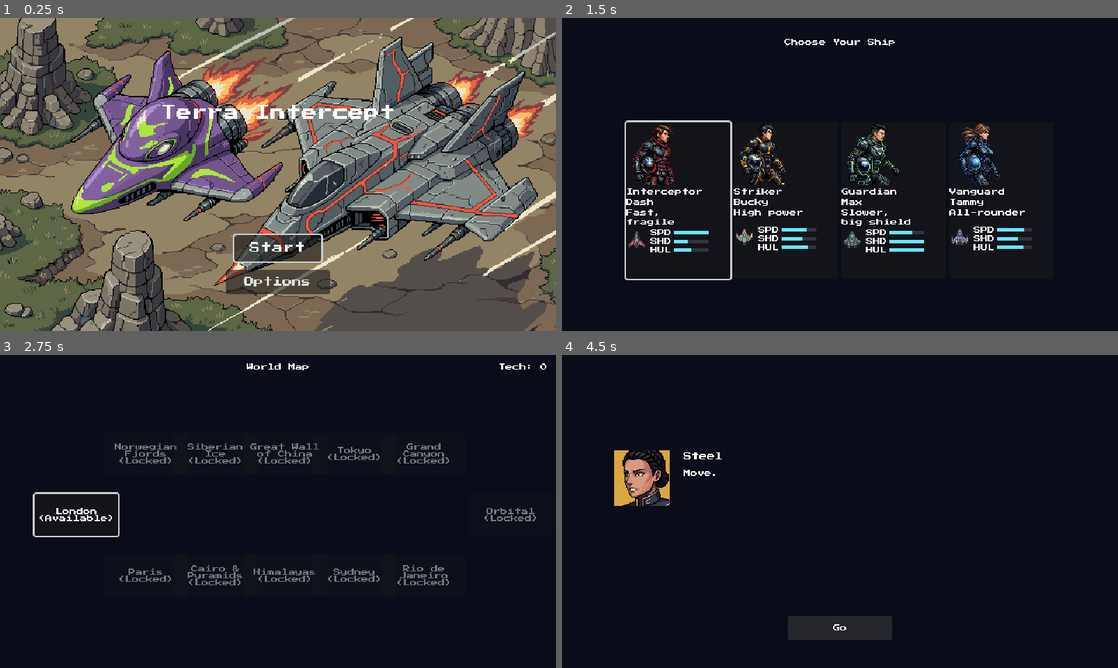
Above: before the commit, frames 1-4 (two rows, left to right).
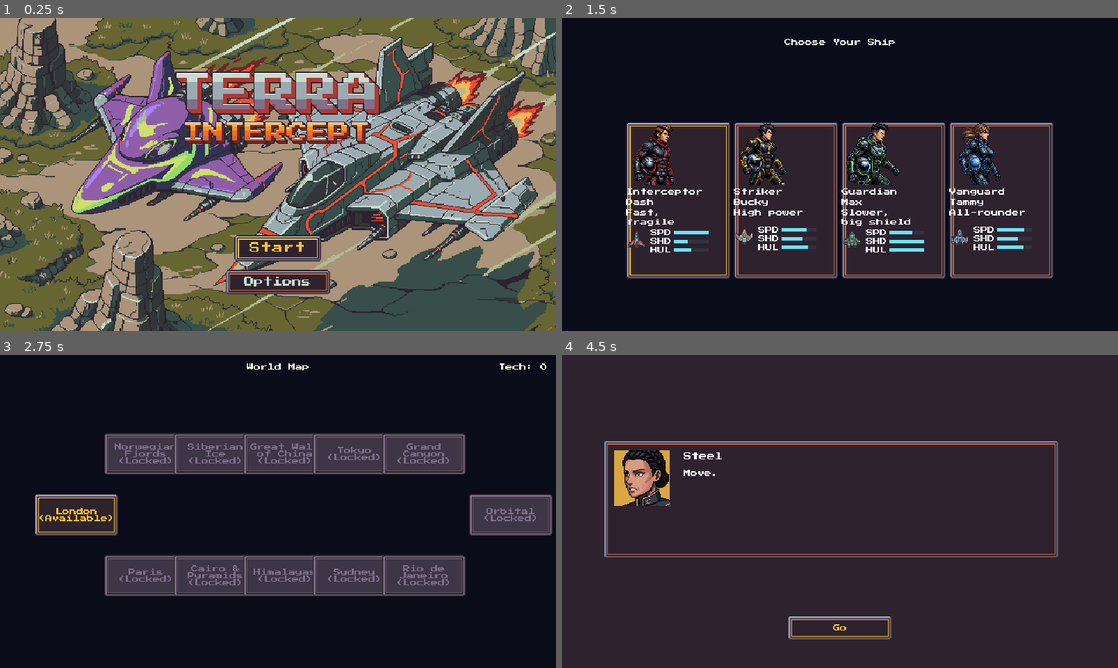
Above: after the commit, the same moments.

Repository: Funfetsunk/terra-intercept
Game: Godot game, scene res://scenes/menus/title_screen.tscn
Two runs of this game, one before a commit and one after it. Both use one fixed random seed, a clock stepped at 60 frames per second and the inputs below.
Inputs (mouse positions are in pixels of both pictures, inside the frame that each line leads up to):
- Up to frame 1 (0.25 s): no input
- Up to frame 2 (1.5 s): click "Start" at 0.5 s; click "Create" at 1.25 s
- Up to frame 3 (2.75 s): click (116, 536) at 2 s
- Up to frame 4 (4.5 s): click "London (Available)" at 2.75 s; click "Continue" at 3.5 s; click "Continue" at 4.25 s

The runs differ from the first frame. In frame 1, 55% of the frame differs, in the area x 0-100%, y 0-100%; in frame 2, 31%; in frame 3, 20%; in frame 4, 97%.

Commit message:
Add pixel-art UI frames, button theme and title logo
- ui_frame 9-slice (grey rim, orange trim, dark fill) with focus,
  pressed and disabled variants, in art/sprites/ui/. main_theme uses
  them for every Button through tiled StyleBoxTextures, with palette
  font colours: a yellow highlight on focus and hover, so pad users can
  see what's selected.
- The dialogue box and briefing text area now sit in the same frame
  (panel_frame.tres) in place of the semi-transparent navy ColorRect.
  The briefing backdrop is palette 2e222f.
- A title logo built from Press Start 2P at integer scales (6x and 3x)
  with a bevel, extrusion and outline in palette colours. It replaces
  the plain title label, which is kept hidden.
- The title background is remapped onto Resurrect 64, so it is no longer
  an off-palette placeholder.

Co-Authored-By: Claude Opus 5.5 <noreply@anthropic.com>
Claude-Session: https://claude.ai/code/session_01H357k7vYWoZ8XVmx2UrTn5

Diff:
--- a/scenes/hud/dialogue_box.tscn
+++ b/scenes/hud/dialogue_box.tscn
@@ -1,6 +1,7 @@
 [gd_scene format=3 uid="uid://bdjsxy2elcbrc"]
 
 [ext_resource type="Script" uid="uid://70dhy7y8fstm" path="res://scenes/hud/dialogue_box.gd" id="1_plqrs"]
+[ext_resource type="StyleBox" uid="uid://bh6ph7hdr1hrx" path="res://themes/panel_frame.tres" id="2_n6nmq"]
 
 [node name="DialogueBox" type="CanvasLayer" unique_id=647446749]
 script = ExtResource("1_plqrs")
@@ -11,7 +12,14 @@
 offset_right = 600.0
 offset_bottom = 344.0
 mouse_filter = 2
-color = Color(0.04, 0.05, 0.1, 0.9)
+color = Color(0, 0, 0, 0)
+
+[node name="Frame" type="Panel" parent="Panel" unique_id=1715561882]
+layout_mode = 0
+offset_right = 560.0
+offset_bottom = 80.0
+mouse_filter = 2
+theme_override_styles/panel = ExtResource("2_n6nmq")
 
 [node name="Portrait" type="ColorRect" parent="Panel" unique_id=1180777483]
 layout_mode = 0
--- a/scenes/menus/briefing_screen.tscn
+++ b/scenes/menus/briefing_screen.tscn
@@ -1,6 +1,7 @@
 [gd_scene format=3 uid="uid://dk8mxb6uba077"]
 
 [ext_resource type="Script" uid="uid://b3472spx6ggtr" path="res://scenes/menus/briefing_screen.gd" id="1_3w5rx"]
+[ext_resource type="StyleBox" uid="uid://bh6ph7hdr1hrx" path="res://themes/panel_frame.tres" id="2_ofi8n"]
 
 [node name="BriefingScreen" type="Control" unique_id=1411676457]
 layout_mode = 3
@@ -14,7 +15,16 @@
 offset_right = 640.0
 offset_bottom = 360.0
 mouse_filter = 2
-color = Color(0.04, 0.05, 0.1, 1)
+color = Color(0.18039216, 0.13333334, 0.18431373, 1)
+
+[node name="Frame" type="Panel" parent="." unique_id=2047696289]
+layout_mode = 0
+offset_left = 48.0
+offset_top = 98.0
+offset_right = 572.0
+offset_bottom = 234.0
+mouse_filter = 2
+theme_override_styles/panel = ExtResource("2_ofi8n")
 
 [node name="PortraitBox" type="ColorRect" parent="." unique_id=2094347324]
 layout_mode = 0
--- a/scenes/menus/title_screen.tscn
+++ b/scenes/menus/title_screen.tscn
@@ -2,6 +2,7 @@
 
 [ext_resource type="Script" uid="uid://b6i45t5y2bnj5" path="res://scenes/menus/title_screen.gd" id="1"]
 [ext_resource type="Texture2D" uid="uid://fa8mqx5tqxhk" path="res://art/sprites/title/title_background.png" id="2_eqhve"]
+[ext_resource type="Texture2D" uid="uid://pf6rbcgratba" path="res://art/sprites/title/logo.png" id="3_yx444"]
 
 [node name="TitleScreen" type="Control" unique_id=1585069366]
 layout_mode = 3
@@ -25,6 +26,7 @@
 texture = ExtResource("2_eqhve")
 
 [node name="TitleLabel" type="Label" parent="." unique_id=878544758]
+visible = false
 layout_mode = 0
 offset_top = 100.0
 offset_right = 640.0
@@ -32,6 +34,16 @@
 theme_override_font_sizes/font_size = 18
 text = "Terra Intercept"
 horizontal_alignment = 1
+
+[node name="Logo" type="TextureRect" parent="." unique_id=1346164103]
+texture_filter = 1
+layout_mode = 0
+offset_left = 194.0
+offset_top = 60.0
+offset_right = 445.0
+offset_bottom = 150.0
+mouse_filter = 2
+texture = ExtResource("3_yx444")
 
 [node name="StartButton" type="Button" parent="." unique_id=1449946165]
 layout_mode = 0
--- /dev/null
+++ b/themes/button_disabled.tres
@@ -0,0 +1,16 @@
+[gd_resource type="StyleBoxTexture" format=3 uid="uid://ijiw1t3xyyyd"]
+
+[ext_resource type="Texture2D" uid="uid://cbh1gy6qvdnu4" path="res://art/sprites/ui/ui_frame_disabled.png" id="1_fec0m"]
+
+[resource]
+content_margin_left = 4.0
+content_margin_top = 3.0
+content_margin_right = 4.0
+content_margin_bottom = 3.0
+texture = ExtResource("1_fec0m")
+texture_margin_left = 6.0
+texture_margin_top = 6.0
+texture_margin_right = 6.0
+texture_margin_bottom = 6.0
+axis_stretch_horizontal = 1
+axis_stretch_vertical = 1
--- /dev/null
+++ b/themes/button_focus.tres
@@ -0,0 +1,16 @@
+[gd_resource type="StyleBoxTexture" format=3 uid="uid://dsy3kw5apphpr"]
+
+[ext_resource type="Texture2D" uid="uid://cgp0vtst6yjn7" path="res://art/sprites/ui/ui_frame_focus.png" id="1_ghufh"]
+
+[resource]
+content_margin_left = 4.0
+content_margin_top = 3.0
+content_margin_right = 4.0
+content_margin_bottom = 3.0
+texture = ExtResource("1_ghufh")
+texture_margin_left = 6.0
+texture_margin_top = 6.0
+texture_margin_right = 6.0
+texture_margin_bottom = 6.0
+axis_stretch_horizontal = 1
+axis_stretch_vertical = 1
--- /dev/null
+++ b/themes/button_hover.tres
@@ -0,0 +1,16 @@
+[gd_resource type="StyleBoxTexture" format=3 uid="uid://cokuymg7jh55l"]
+
+[ext_resource type="Texture2D" uid="uid://cgp0vtst6yjn7" path="res://art/sprites/ui/ui_frame_focus.png" id="1_4fk3y"]
+
+[resource]
+content_margin_left = 4.0
+content_margin_top = 3.0
+content_margin_right = 4.0
+content_margin_bottom = 3.0
+texture = ExtResource("1_4fk3y")
+texture_margin_left = 6.0
+texture_margin_top = 6.0
+texture_margin_right = 6.0
+texture_margin_bottom = 6.0
+axis_stretch_horizontal = 1
+axis_stretch_vertical = 1
--- /dev/null
+++ b/themes/button_normal.tres
@@ -0,0 +1,16 @@
+[gd_resource type="StyleBoxTexture" format=3 uid="uid://btou2nl8wauhk"]
+
+[ext_resource type="Texture2D" uid="uid://cs3k35hsoo7x4" path="res://art/sprites/ui/ui_frame.png" id="1_rtb7k"]
+
+[resource]
+content_margin_left = 4.0
+content_margin_top = 3.0
+content_margin_right = 4.0
+content_margin_bottom = 3.0
+texture = ExtResource("1_rtb7k")
+texture_margin_left = 6.0
+texture_margin_top = 6.0
+texture_margin_right = 6.0
+texture_margin_bottom = 6.0
+axis_stretch_horizontal = 1
+axis_stretch_vertical = 1
--- /dev/null
+++ b/themes/button_pressed.tres
@@ -0,0 +1,16 @@
+[gd_resource type="StyleBoxTexture" format=3 uid="uid://ch5eai0xle7ey"]
+
+[ext_resource type="Texture2D" uid="uid://b6bm5dhm4re8u" path="res://art/sprites/ui/ui_frame_pressed.png" id="1_rrjbd"]
+
+[resource]
+content_margin_left = 4.0
+content_margin_top = 3.0
+content_margin_right = 4.0
+content_margin_bottom = 3.0
+texture = ExtResource("1_rrjbd")
+texture_margin_left = 6.0
+texture_margin_top = 6.0
+texture_margin_right = 6.0
+texture_margin_bottom = 6.0
+axis_stretch_horizontal = 1
+axis_stretch_vertical = 1
--- a/themes/main_theme.tres
+++ b/themes/main_theme.tres
@@ -1,7 +1,23 @@
 [gd_resource type="Theme" format=3 uid="uid://bl0eemw2ubngy"]
 
+[ext_resource type="StyleBox" uid="uid://ijiw1t3xyyyd" path="res://themes/button_disabled.tres" id="1_7ceur"]
 [ext_resource type="FontFile" uid="uid://cwygflo0pts0m" path="res://art/fonts/PressStart2P-Regular.ttf" id="1_rjgu6"]
+[ext_resource type="StyleBox" uid="uid://dsy3kw5apphpr" path="res://themes/button_focus.tres" id="2_uobgu"]
+[ext_resource type="StyleBox" uid="uid://cokuymg7jh55l" path="res://themes/button_hover.tres" id="3_puucq"]
+[ext_resource type="StyleBox" uid="uid://btou2nl8wauhk" path="res://themes/button_normal.tres" id="4_1mjdo"]
+[ext_resource type="StyleBox" uid="uid://ch5eai0xle7ey" path="res://themes/button_pressed.tres" id="5_s5e0q"]
 
 [resource]
 default_font = ExtResource("1_rjgu6")
 default_font_size = 8
+Button/colors/font_color = Color(0.78039217, 0.8627451, 0.8156863, 1)
+Button/colors/font_disabled_color = Color(0.49803922, 0.4392157, 0.5411765, 1)
+Button/colors/font_focus_color = Color(0.9764706, 0.7607843, 0.16862746, 1)
+Button/colors/font_hover_color = Color(0.9764706, 0.7607843, 0.16862746, 1)
+Button/colors/font_hover_pressed_color = Color(0.9843137, 0.7254902, 0.32941177, 1)
+Button/colors/font_pressed_color = Color(0.9843137, 0.7254902, 0.32941177, 1)
+Button/styles/disabled = ExtResource("1_7ceur")
+Button/styles/focus = ExtResource("2_uobgu")
+Button/styles/hover = ExtResource("3_puucq")
+Button/styles/normal = ExtResource("4_1mjdo")
+Button/styles/pressed = ExtResource("5_s5e0q")
--- /dev/null
+++ b/themes/panel_frame.tres
@@ -0,0 +1,16 @@
+[gd_resource type="StyleBoxTexture" format=3 uid="uid://bh6ph7hdr1hrx"]
+
+[ext_resource type="Texture2D" uid="uid://cs3k35hsoo7x4" path="res://art/sprites/ui/ui_frame.png" id="1_d0vs2"]
+
+[resource]
+content_margin_left = 8.0
+content_margin_top = 4.0
+content_margin_right = 8.0
+content_margin_bottom = 4.0
+texture = ExtResource("1_d0vs2")
+texture_margin_left = 6.0
+texture_margin_top = 6.0
+texture_margin_right = 6.0
+texture_margin_bottom = 6.0
+axis_stretch_horizontal = 1
+axis_stretch_vertical = 1
Binary file added: art/sprites/title/logo.png
Not shown, added: art/sprites/title/logo.png.import
Binary file changed: art/sprites/title/title_background.png
Binary file added: art/sprites/ui/ui_frame.png
Not shown, added: art/sprites/ui/ui_frame.png.import
Binary file added: art/sprites/ui/ui_frame_disabled.png
Not shown, added: art/sprites/ui/ui_frame_disabled.png.import
Binary file added: art/sprites/ui/ui_frame_focus.png
Not shown, added: art/sprites/ui/ui_frame_focus.png.import
Binary file added: art/sprites/ui/ui_frame_pressed.png
Not shown, added: art/sprites/ui/ui_frame_pressed.png.import
